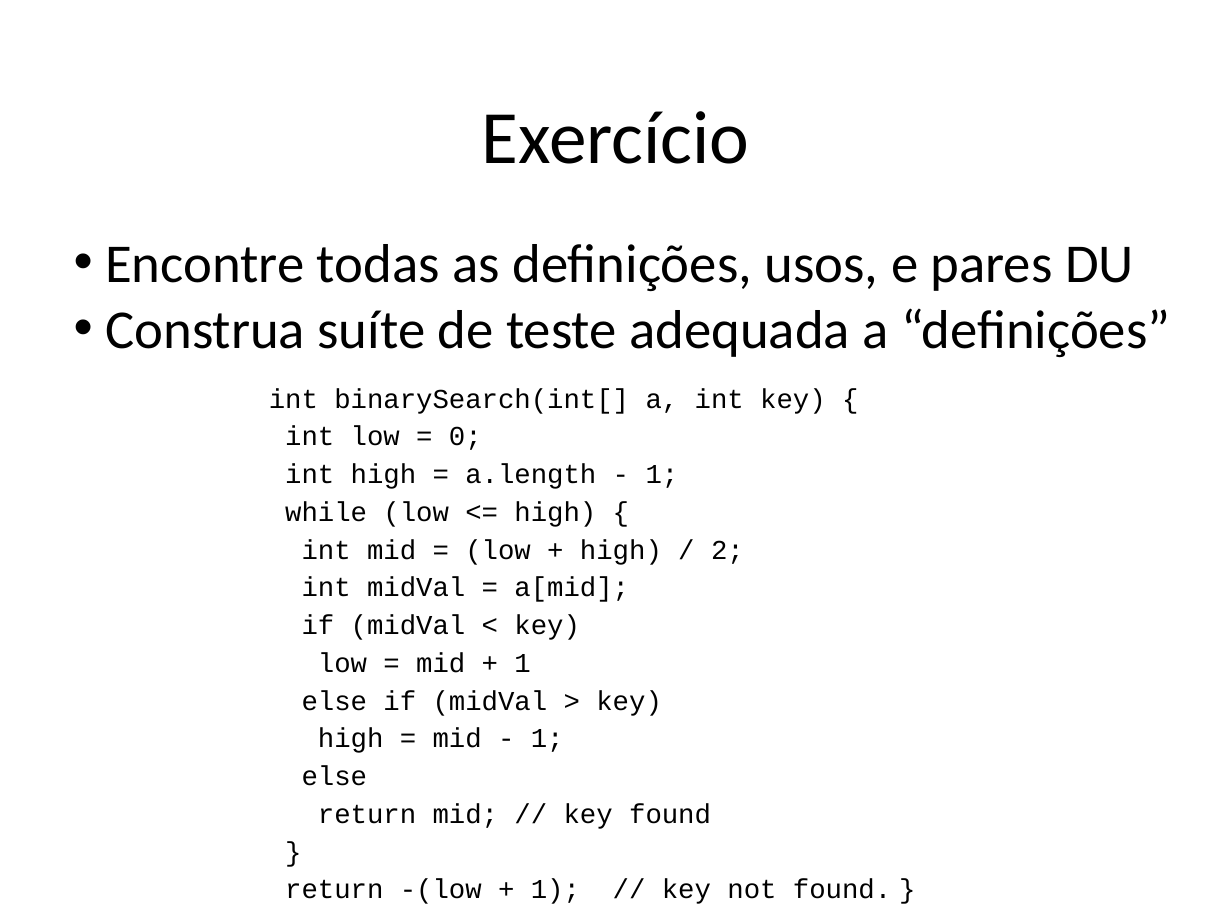
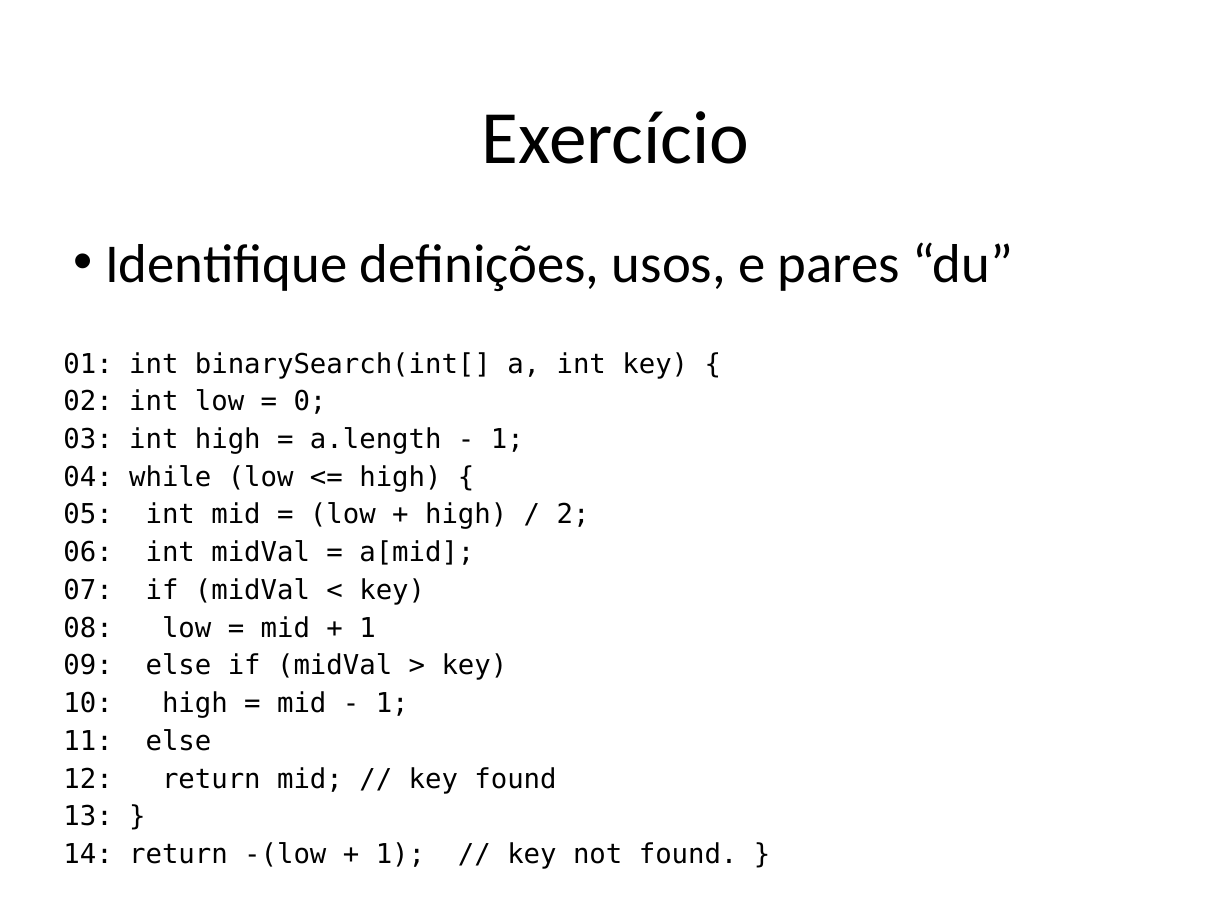
Before and after one commit to STAR-RG/testing-cin, a slide deck: slide 114 of slides.pptx (slide 110 before the commit). Drawn at 1232x924 pixels with LibreOffice and Linux fonts; fonts in the diff are those of the drawing. Boxes give left, top, right and bottom in pixels: in the first picture for what was removed or moved away, otherwise in the second. Text is boxed around its words. In the diff, an @@ line names an element or a change of style, - is before the commit and + after.

Commit message:
Add files via upload
slide changes

```diff
--- a/slides.pptx
+++ b/slides.pptx
@@ text at [105, 242, 1013, 291]: text changed @@
-• Encontre todas as definições, usos, e pares DU
-• Construa suíte de teste adequada a “definições”
+• Identifique definições, usos, e pares “du”
@@ text at [63, 352, 738, 869]: text changed; font Courier New to DejaVu Sans Mono @@
-int binarySearch(int[] a, int key) {
-int low = 0;
-int high = a.length - 1;
-while (low <= high) {
-int mid = (low + high) / 2;
-int midVal = a[mid];
-if (midVal < key)
-low = mid + 1
-else if (midVal > key)
-high = mid - 1;
-else
-return mid; // key found
-}
-return -(low + 1); // key not found. }
+01: int binarySearch(int[] a, int key) {
+02: int low = 0;
+03: int high = a.length - 1;
+04: while (low <= high) {
+05: int mid = (low + high) / 2;
+06: int midVal = a[mid];
+07: if (midVal < key)
+08: low = mid + 1
+09: else if (midVal > key)
+10: high = mid - 1;
+11: else
+12: return mid; // key found
+13: }
+14: return -(low + 1); // key not found. }
```
Also in this commit, not shown: 9 other slides changed, 8 slides added, 1 slide removed.
